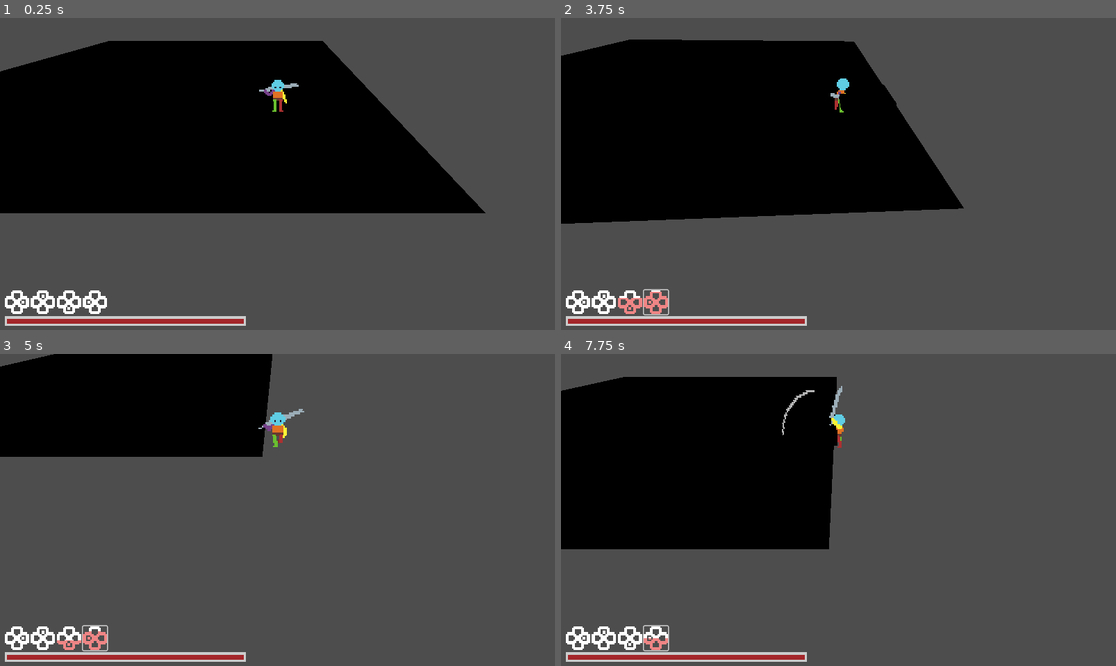
Above: before the commit, frames 1-4 (two rows, left to right).
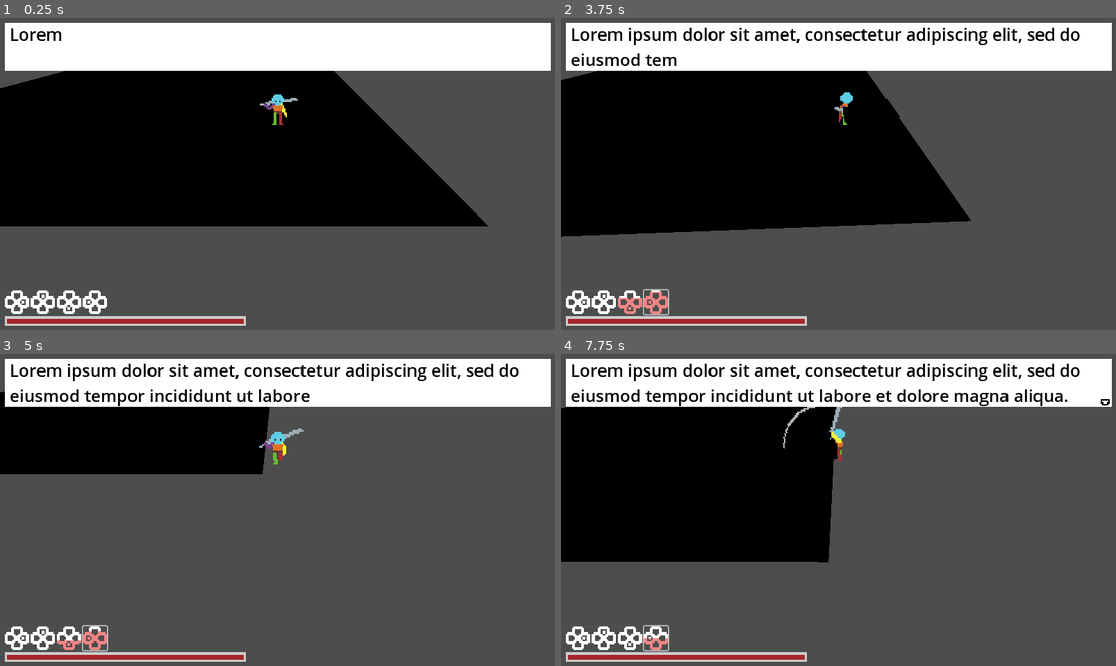
Above: after the commit, the same moments.

Repository: torbenvanassche/necro_ascension
Game: Godot game, scene res://scenes/test.tscn
Same seed, same stepped clock (60 frames per second), same inputs: the game is played once before the commit and once after it.
Inputs (mouse positions are in pixels of both pictures, inside the frame that each line leads up to):
- Up to frame 1 (0.25 s): no input
- Up to frame 2 (3.75 s): click (577, 301) at 0.5 s; click (605, 301) at 1.25 s; click (627, 301) at 2 s; click (655, 301) at 2.75 s; tap Enter at 3.5 s; move the mouse to (960, 158) at 3.52 s; hold D (right) from 3.53 s (still down); hold E (interact) from 3.53 s (still down); click (960, 158) at 3.67 s
- Up to frame 3 (5 s): move the mouse to (166, 525) at 4.27 s; release D (right) at 4.28 s; release E (interact) at 4.28 s; hold S (back) from 4.28 s (still down); click (166, 525) at 4.35 s
- Up to frame 4 (7.75 s): move the mouse to (894, 441) at 5.02 s; release S (back) at 5.03 s; hold D (right) 5.03-5.78 s; hold E (interact) 5.03-5.78 s; move the mouse to (810, 572) at 5.77 s; hold W (forward) 5.78-6.53 s; click (810, 572) at 5.85 s; move the mouse to (1005, 556) at 6.52 s; hold E (interact) 6.53-7.28 s; hold A (left) from 6.53 s (still down); move the mouse to (672, 463) at 7.27 s; click (672, 463) at 7.35 s

The runs differ from the first frame. In frame 1, 21% of the frame differs, in the area x 0-100%, y 1-67%; in frame 2, 18%; in frame 3, 18%; in frame 4, 17%.

Commit message:
fixed camera default position not being correctly initialized

Diff:
--- a/scenes/test.tscn
+++ b/scenes/test.tscn
@@ -10,6 +10,7 @@
 [ext_resource type="Resource" uid="uid://wyhqsvxtfrpk" path="res://resources/ability_2.tres" id="7_mvnkc"]
 [ext_resource type="Resource" uid="uid://vr4lsqfomkkn" path="res://resources/ability_3.tres" id="8_qvldv"]
 [ext_resource type="PackedScene" uid="uid://1fur5hvgokap" path="res://scenes/fill_bar.tscn" id="10_q2euc"]
+[ext_resource type="PackedScene" uid="uid://cuv8y2t3rkmvx" path="res://scenes/text_container.tscn" id="11_kvsgj"]
 
 [sub_resource type="BoxMesh" id="BoxMesh_uyi4d"]
 
@@ -49,7 +50,6 @@
 [node name="character" parent="Level" instance=ExtResource("2_sf220")]
 transform = Transform3D(0.25, 0, 0, 0, 0.25, 0, 0, 0, 0.25, 1.8713, -0.00344813, -0.117502)
 speed = 2.0
-camera_relative = false
 
 [node name="Camera3D" type="Camera3D" parent="Level" node_paths=PackedStringArray("target")]
 transform = Transform3D(1, 0, 0, 0, 0.965926, 0.258819, 0, -0.258819, 0.965926, 1.8713, 0.496552, 0.882498)
@@ -109,3 +109,16 @@
 
 [node name="ProgressBar" parent="CanvasLayer/MarginContainer/VBoxContainer" instance=ExtResource("10_q2euc")]
 layout_mode = 2
+
+[node name="MarginContainer2" type="MarginContainer" parent="CanvasLayer"]
+anchors_preset = 10
+anchor_right = 1.0
+grow_horizontal = 2
+theme_override_constants/margin_left = 10
+theme_override_constants/margin_top = 10
+theme_override_constants/margin_right = 10
+theme_override_constants/margin_bottom = 10
+
+[node name="ColorRect" parent="CanvasLayer/MarginContainer2" instance=ExtResource("11_kvsgj")]
+custom_minimum_size = Vector2(0, 100)
+layout_mode = 2
--- a/scripts/utils/helpers/camera.gd
+++ b/scripts/utils/helpers/camera.gd
@@ -2,21 +2,27 @@
 
 @export var target: Node3D
 @export var follow_speed: float = 1.0
+@export var rotation_speed: float = 0.25;
 
 var initial_offset: Vector3
-var initial_rotation: Quaternion
+var initial_rotation: Quaternion;
+var rotation_difference: Quaternion;
 
 func _ready():
 	Manager.instance.camera = self;
 
 	if target:
 		initial_offset = global_transform.origin - target.global_transform.origin
+
 		initial_rotation = global_transform.basis.get_rotation_quaternion()
+		look_at(target.global_transform.origin, Vector3.UP)
+		var new_rotation = global_transform.basis.get_rotation_quaternion()
+		rotation_difference = initial_rotation.inverse() * new_rotation;
 
 func _process(delta):
 	if target:
 		var target_position = target.global_transform.origin + initial_offset
 		global_transform.origin = global_transform.origin.lerp(target_position, delta * follow_speed)
 
-		look_at(target.global_transform.origin, Vector3.UP)
-		global_transform.basis = Basis(initial_rotation) * global_transform.basis
+		look_at(target.global_transform.origin + (global_transform.origin - target_position) * rotation_speed, Vector3.UP)
+		global_transform.basis *= Basis(rotation_difference)
Not shown: 1 places in scenes/test.tscn that only renumber resources
